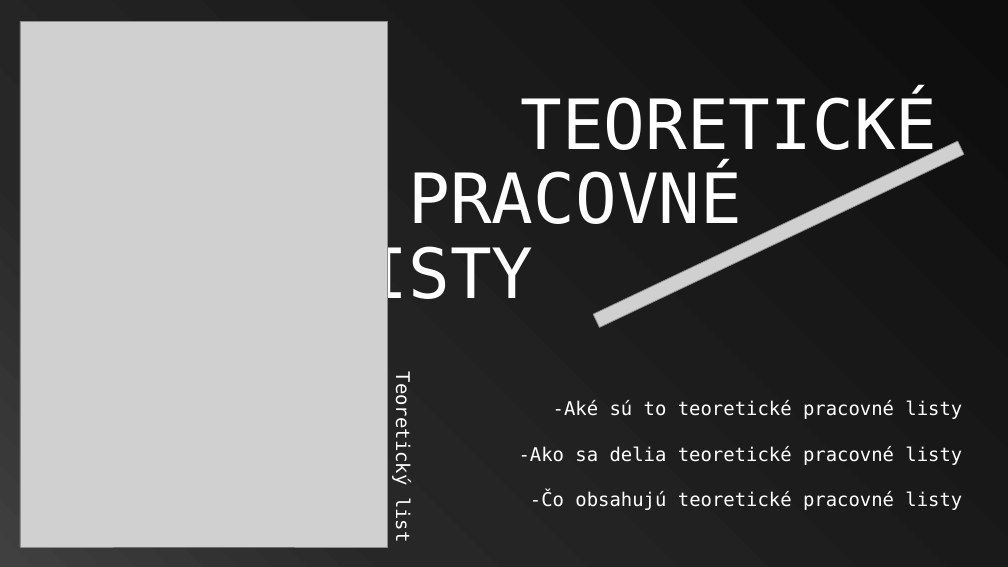
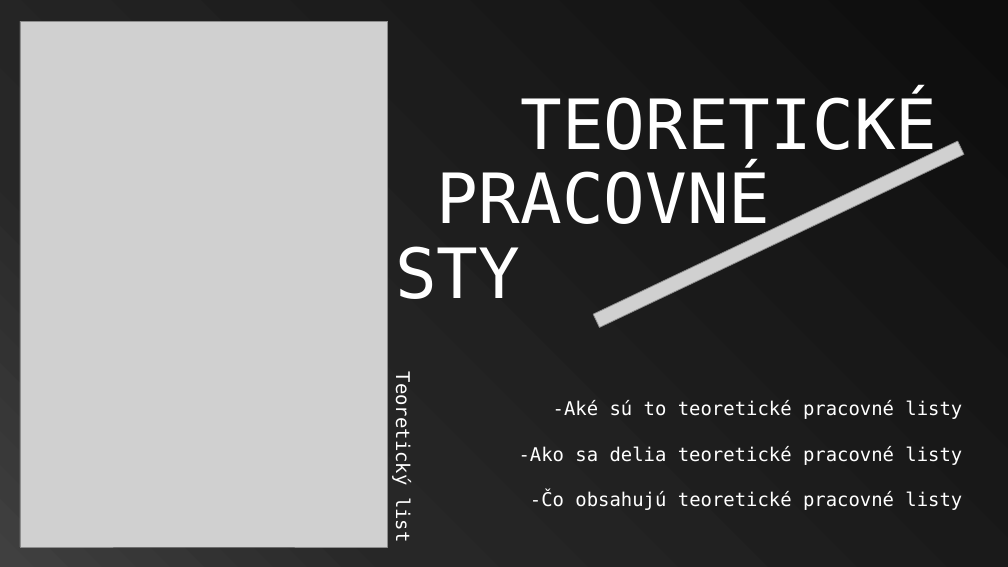
Before and after one commit to Moriacik/SOC, a slide deck: slide 8 of prezentácia-finálna-v2.pptx. Drawn at 1008x567 pixels with LibreOffice and Linux fonts; fonts in the diff are those of the drawing; grey boxes stand for pictures. Boxes give left, top, right and bottom in pixels: in the first picture for what was removed or moved away, otherwise in the second. Text is boxed around its words. In the diff, an @@ line names an element or a change of style, - is before the commit and + after.

```diff
--- a/prezentácia-finálna-v2.pptx
+++ b/prezentácia-finálna-v2.pptx
@@ text at [312,171,771,313]: text changed @@
-PRACOVNÉ
-LISTY
+PRACOVNÉ LISTY
```
Also in this commit, not shown: 1 other file.
